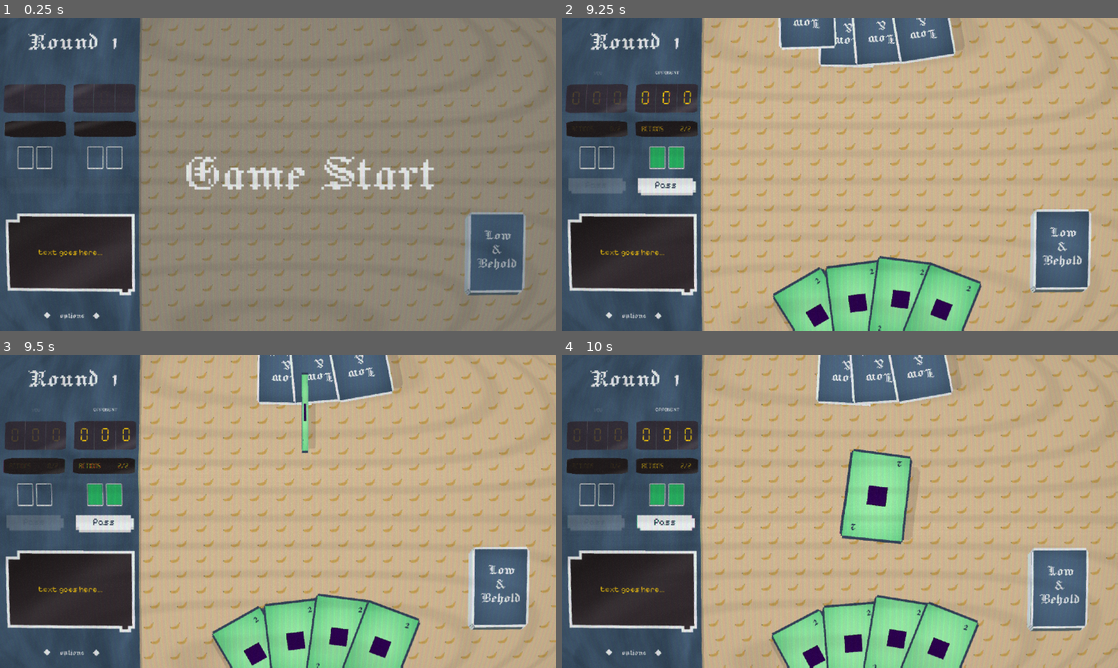
Above: before the commit, frames 1-4 (two rows, left to right).
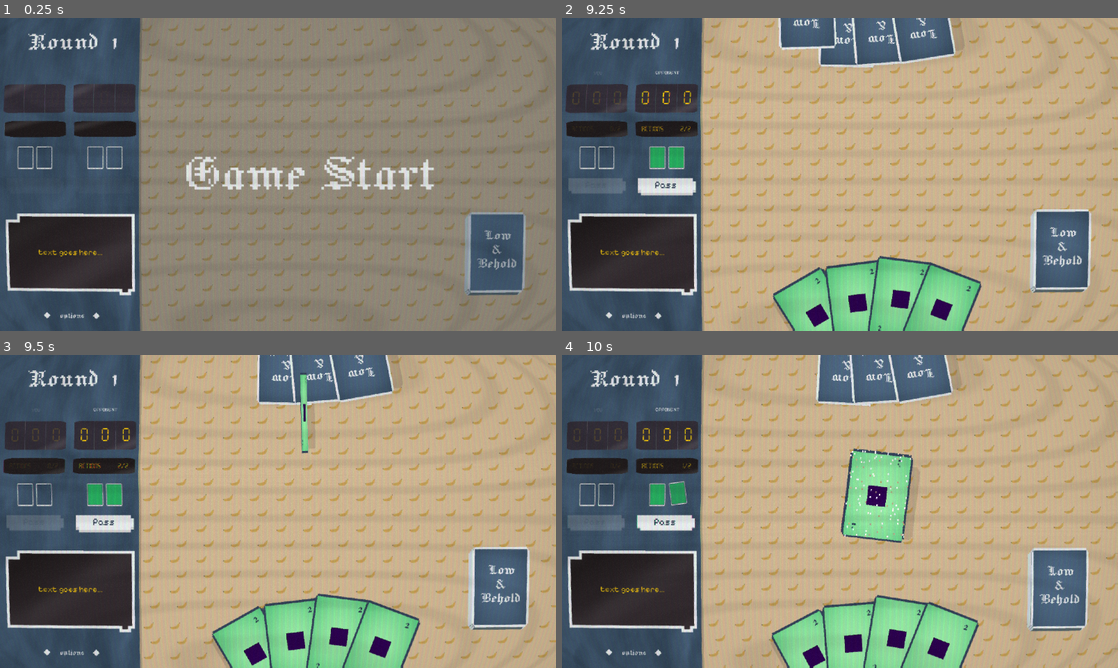
Above: after the commit, the same moments.

Repository: thomisfrank/LAB3
Game: Godot game, scene res://Scenes/main.tscn
Same seed, same stepped clock (60 frames per second), same inputs: the game is played once before the commit and once after it.
Inputs (mouse positions are in pixels of both pictures, inside the frame that each line leads up to):
- Up to frame 1 (0.25 s): no input
- Up to frame 2 (9.25 s): move the mouse to (962, 158) at 0.52 s; click (962, 158) at 0.6 s; move the mouse to (728, 190) at 1.27 s; click (728, 190) at 1.35 s; move the mouse to (895, 105) at 2.02 s; click (895, 105) at 2.1 s; move the mouse to (812, 237) at 2.77 s; click (812, 237) at 2.85 s; move the mouse to (1006, 221) at 3.52 s; click (1006, 221) at 3.6 s; move the mouse to (673, 127) at 4.27 s; click (673, 127) at 4.35 s; click (817, 318) at 5.02 s; click "Pass" at 5.75 s; click (817, 315) at 6.52 s; click "Pass" at 7.25 s; click (817, 318) at 8.02 s; click "Pass" at 8.75 s
- Up to frame 3 (9.5 s): no input
- Up to frame 4 (10 s): move the mouse to (867, 511) at 9.52 s; click (867, 511) at 9.6 s

Frames 1-2 are identical in both runs. In frame 3, 0.2% of the frame differs, in the area x 54-56%, y 5-32%; in frame 4, 0.7%, in the area x 19-64%, y 29-61%.

Commit message:
action engines done

Diff:
--- a/Scenes/main.tscn
+++ b/Scenes/main.tscn
@@ -94,7 +94,7 @@
 script = ExtResource("2_6bp64")
 
 [node name="DropZone" parent="Parallax" instance=ExtResource("7_ynf5e")]
-position = Vector2(1080, 501)
+position = Vector2(1080, 500.00003)
 scale = Vector2(0.7600025, 0.9267921)
 fade_in_alpha = 0.089
 fade_in_duration = 0.197
--- a/Scripts/Core/discard_pile.gd
+++ b/Scripts/Core/discard_pile.gd
@@ -63,8 +63,12 @@
 		var display_container = card.get_node("Visuals/CardViewport")
 		display_container.mouse_filter = Control.MOUSE_FILTER_IGNORE
 
-	# Place the card at the discard pile's global position, then randomize local offset and rotation
-	card.global_position = self.global_position
+	# Reset the visuals rotation to 0 (in case opponent cards have rotated visuals)
+	if card.has_node("Visuals"):
+		var visuals = card.get_node("Visuals")
+		visuals.rotation = 0.0
+
+	# Randomize rotation
 	var configured_range = rotation_range_degrees
 	# Guard: if someone set an absurd value in the inspector, clamp it to +/-15 degrees
 	var safe_range = clamp(abs(configured_range), 0.0, 15.0)
@@ -74,11 +78,10 @@
 	var biased = sign(r) * pow(abs(r), rotation_bias_exponent)
 	var random_deg = biased * safe_range
 	var random_rotation_radians = deg_to_rad(random_deg)
-	# Debug log to help diagnose unexpected rotations
-	# print("DiscardPile: configured_range=", configured_range, "safe_range=", safe_range, "applied_deg=", random_deg, "card_before_rot(deg)=", rad_to_deg(card.rotation))
 	card.rotation = random_rotation_radians  # small random rotation
-	# print("DiscardPile: card_after_rot(deg)=", rad_to_deg(card.rotation))
-	# Randomize local Position Offset around pile center
+
+	# Randomize local position offset around pile center
+	# Since card is now a child of discard pile, use local position only
 	var random_offset_x = randf_range(-position_offset_range_pixels.x, position_offset_range_pixels.x)
 	var random_offset_y = randf_range(-position_offset_range_pixels.y, position_offset_range_pixels.y)
 	card.position = Vector2(random_offset_x, random_offset_y)
--- a/Scripts/Core/drop_zone.gd
+++ b/Scripts/Core/drop_zone.gd
@@ -101,13 +101,7 @@
 			# Card was not dropped inside this zone; ignore
 			return
 
-	# Check if the card is a player card or an opponent card
-	if card_node.is_player_card:
-		# Player's card should be upright
-		card_node.rotation = 0.0
-	else:
-		# Opponent's card should be rotated 180 degrees
-		card_node.rotation = PI
+	# Don't change rotation - let cards keep their current orientation (upside-down for opponent, upright for player)
 
 	if _disintegrate and card_node.has_method("apply_disintegration"):
 		card_node.apply_disintegration(disintegration_shader, shader_start_progress, shader_target_progress, shader_tween_duration, shader_tween_ease, shader_tween_trans)
--- a/Scripts/Core/interactive_card.gd
+++ b/Scripts/Core/interactive_card.gd
@@ -214,10 +214,6 @@
 		visible_side.hide()
 		hidden_side.show()
 		hidden_side.scale.x = 0.0
-
-		# If this is an opponent card flipping to face-up, rotate visuals to make it upside down
-		if not is_player_card and card_face.is_visible():
-			visuals.rotation = PI  # Rotate to upside down position for opponent
 	)
 
 	# --- Part 3: Second Half of Flip (Card AND Shadow together) ---
--- a/Scripts/Managers/ai_manager.gd
+++ b/Scripts/Managers/ai_manager.gd
@@ -86,3 +86,22 @@
 		var p2 = control_point.lerp(target, progress)
 		card_node.global_position = p1.lerp(p2, progress)
 	, 0.0, 1.0, move_duration)
+
+	# After the arc completes, trigger the drop zone
+	t.tween_callback(func():
+		_trigger_drop_zone(card_node)
+	)
+
+
+func _trigger_drop_zone(card_node: Node2D) -> void:
+	"""Find the drop zone and trigger the card drop."""
+	# Find all drop zones in the scene
+	for zone in get_tree().get_nodes_in_group("drop_zones"):
+		if zone.has_method("on_card_dropped"):
+			# Call the drop zone's on_card_dropped method
+			# snap=false to keep the card where it landed, disintegrate=true to trigger the effect
+			zone.on_card_dropped(card_node, false, true)
+			return
+
+	# If no drop zone found, log a warning
+	push_warning("AIManager: No drop zone found to trigger card drop")
